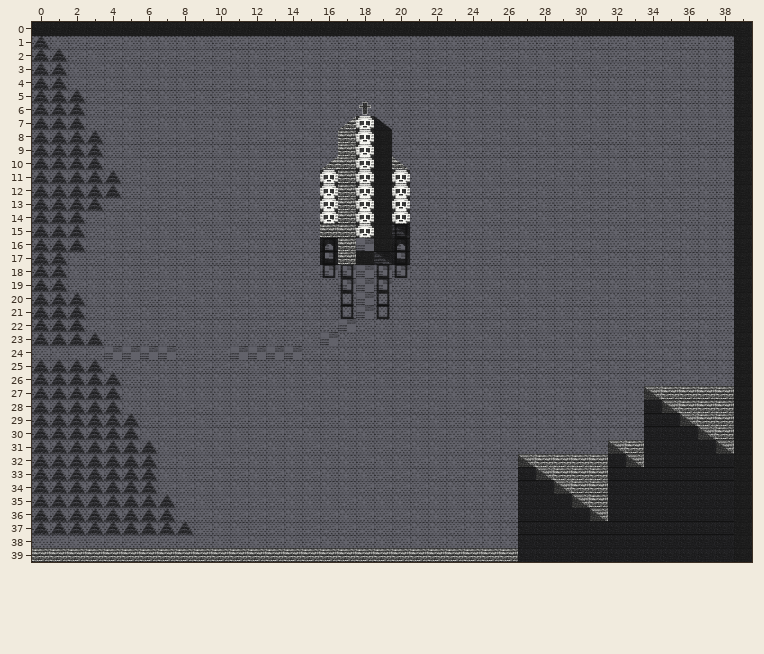
A Tiled map (JSON) gets an edit: prototypes/dungeon/map.tmj. The picture above was drawn from the file before the commit.
Cells are 40x30 px. Shown: x 0..39, y 0..39.
Now the later version:
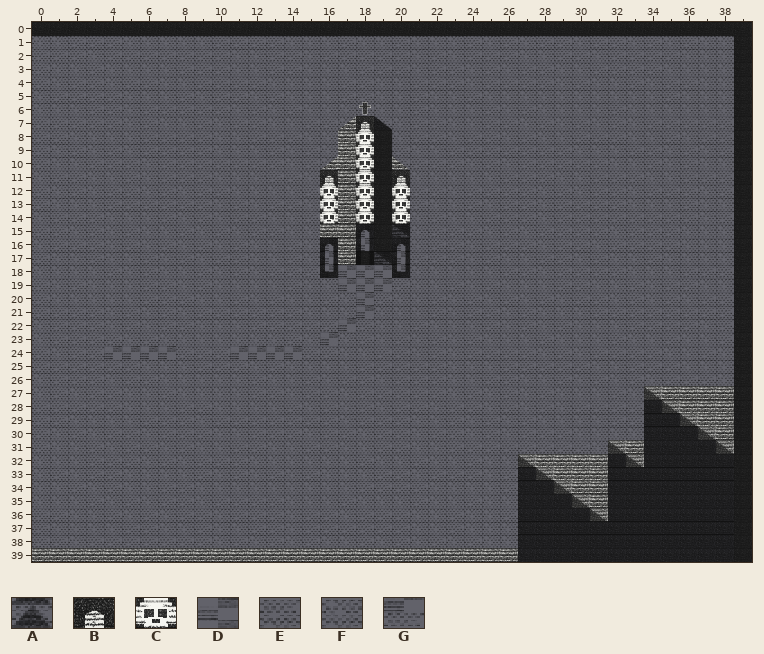
Key: from "static-tiles": A 30, B 148, C 170, D 171, E 172, F 248, G 406.
_ is an empty cell.
See-through tiles are keyed as they look on the map.
Change:
Layer "wildcards" (now hidden):
Tile A is removed in row 1 at x 0; in rows 2 to 4 at x 0 to 1; in rows 5 to 7 at x 0 to 2; in rows 8 to 10 at x 0 to 3; in rows 11 to 12 at x 0 to 4; in row 13 at x 0 to 3.
Tile A is removed in rows 14 to 16 at x 0 to 2; in rows 17 to 19 at x 0 to 1; in rows 20 to 22 at x 0 to 2; in row 23 at x 0 to 3; in row 25 at x 0 to 3; in rows 26 to 28 at x 0 to 4.
Tile A is removed in rows 29 to 30 at x 0 to 5; in rows 31 to 34 at x 0 to 6; in rows 35 to 36 at x 0 to 7; in row 37 at x 0 to 8.
Tile F is removed in row 15 at x 20; in rows 16 to 17 at x 16 and 20; in row 18 at x 16 to 17 and 19 to 20; in rows 19 to 21 at x 17 and 19.
Layer "overlay":
The edit turns tile C into tile B in row 7 at x 18; in row 11 at x 16 and 20.
The edit turns tile C into tile D in row 15 at x 18.
There is now tile E in row 18 at x 16 and 20.
The edit turns tile E into tile G in row 17 at x 16 and 20.
There is now tile G in row 16 at x 18.
